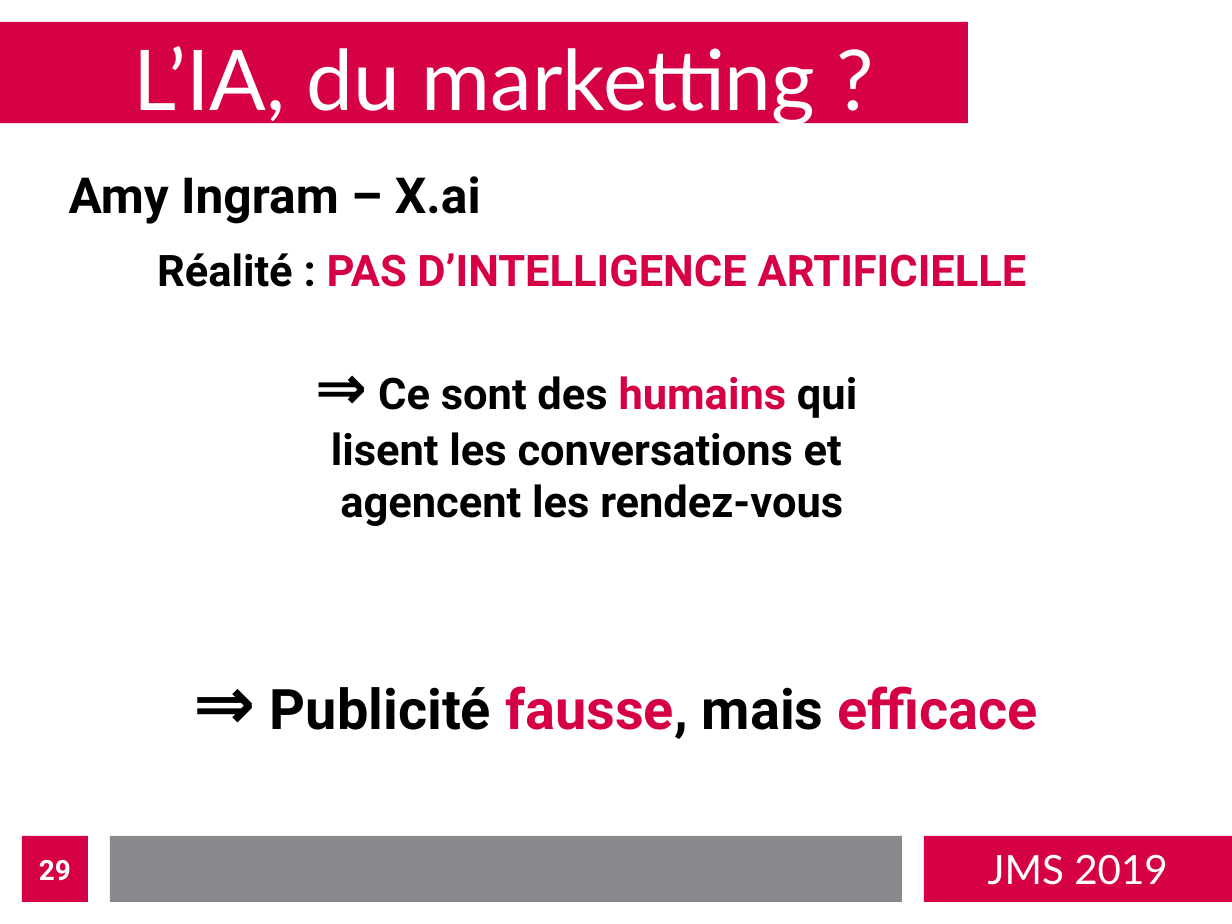
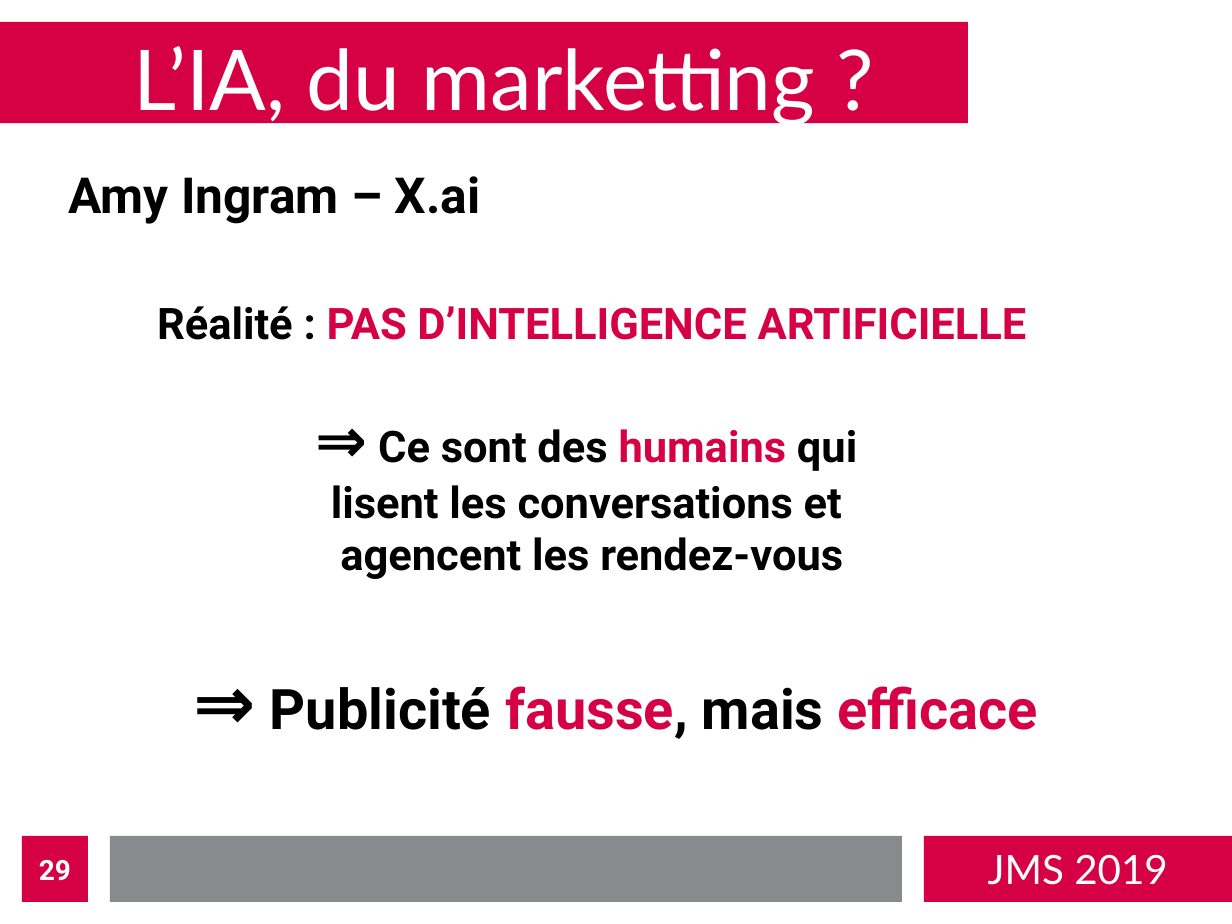
Before and after one commit to bastienvanderplaetse/JMS-2019, a slide deck: slide 29 of presentation-expanded.odp. Drawn at 1232x924 pixels with LibreOffice and Linux fonts; fonts in the diff are those of the drawing. Boxes give left, top, right and bottom in pixels: in the first picture for what was removed or moved away, otherwise in the second. Text is boxed around its words. In the diff, an @@ line names an element or a change of style, - is before the commit and + after.

```diff
--- a/presentation-expanded.odp
+++ b/presentation-expanded.odp
@@ text "Réalité : PAS D’INTELLIGENCE ARTIFICIELLE": place and size @@
-text "Réalité : PAS D’INTELLIGENCE ARTIFICIELLE" at bbox=[157, 253, 1027, 526]
+text "Réalité : PAS D’INTELLIGENCE ARTIFICIELLE" at bbox=[157, 306, 1027, 579]
```
Also in this commit, not shown: 1 other slide changed, 1 slide added, 6 slides removed, 4 other files.
